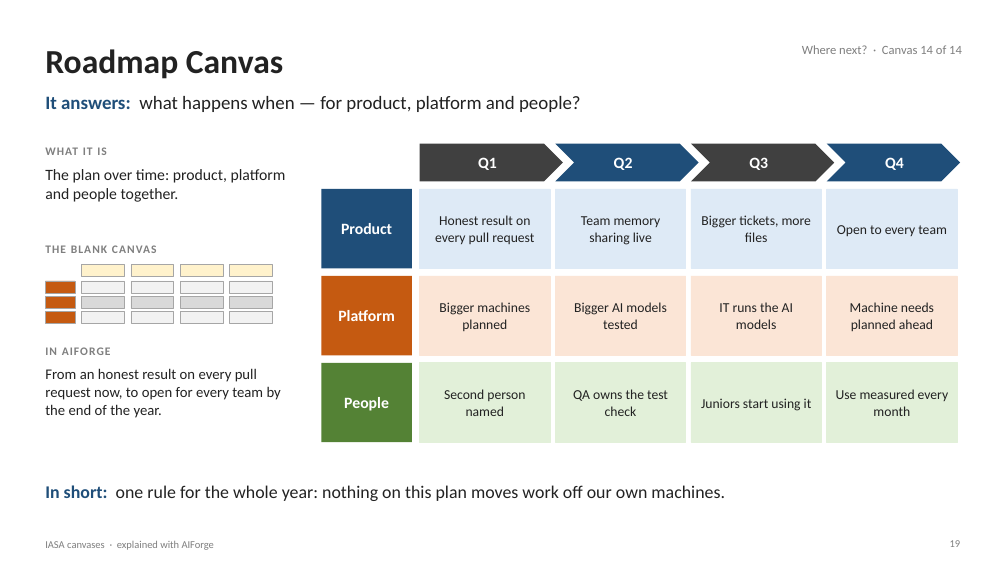
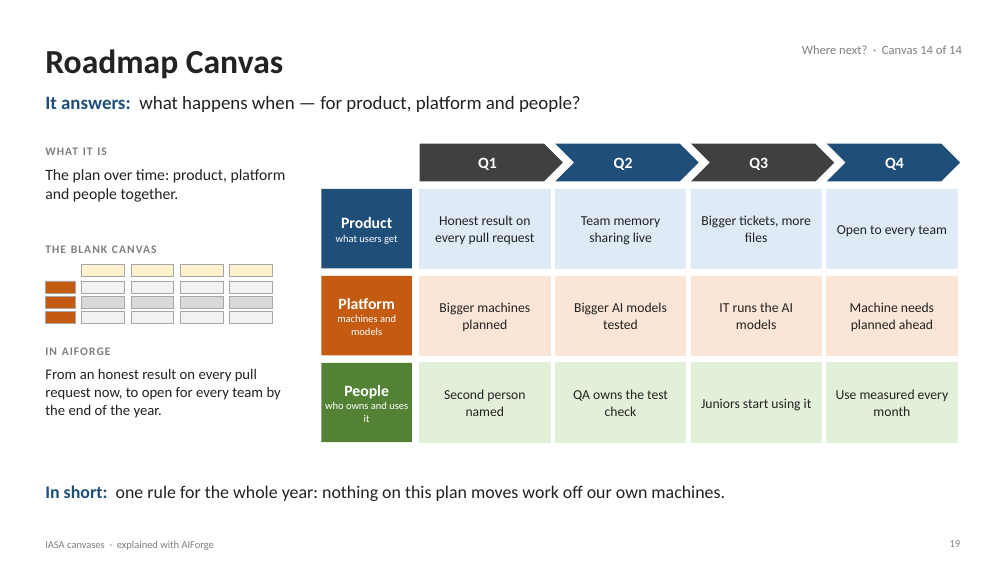
Before and after one commit to Manikanta-Reddy-Pasala/tools, a slide deck: slide 19 of course/iasa-aiforge/IASA-Canvases-with-AIForge.pptx. Drawn at 1008x567 pixels with LibreOffice and Linux fonts; fonts in the diff are those of the drawing. Boxes give left, top, right and bottom in pixels: in the first picture for what was removed or moved away, otherwise in the second. Text is boxed around its words. In the diff, an @@ line names an element or a change of style, - is before the commit and + after.

```diff
--- a/course/iasa-aiforge/IASA-Canvases-with-AIForge.pptx
+++ b/course/iasa-aiforge/IASA-Canvases-with-AIForge.pptx
@@ text at bbox=[336, 234, 397, 244]: paragraph added @@
+what users get
@@ text at bbox=[337, 314, 396, 335]: paragraph added @@
+machines and models
@@ text at bbox=[325, 401, 408, 422]: paragraph added @@
+who owns and uses it
```
Also in this commit, not shown: 11 other slides changed, 2 other files.
